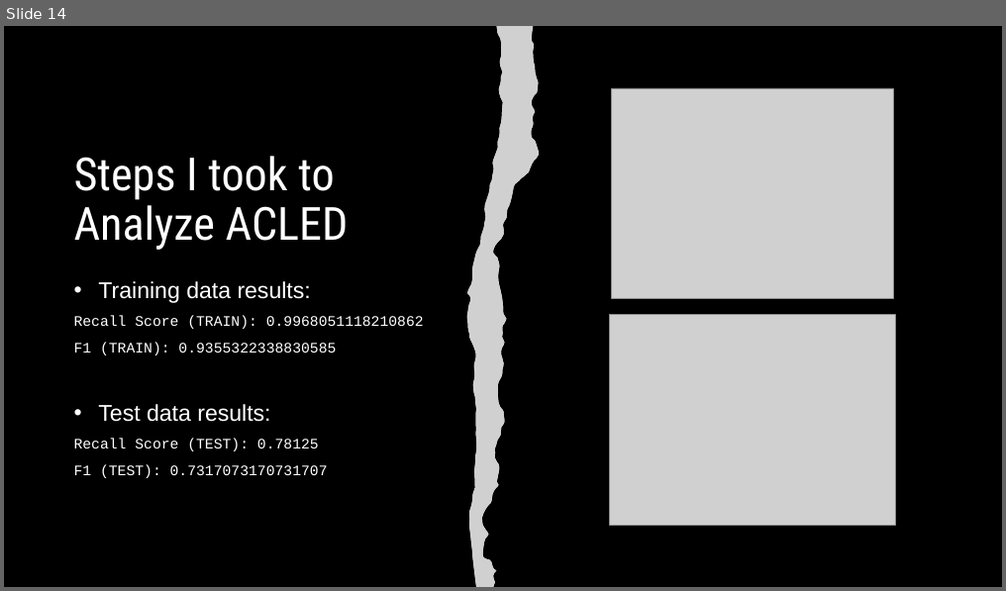
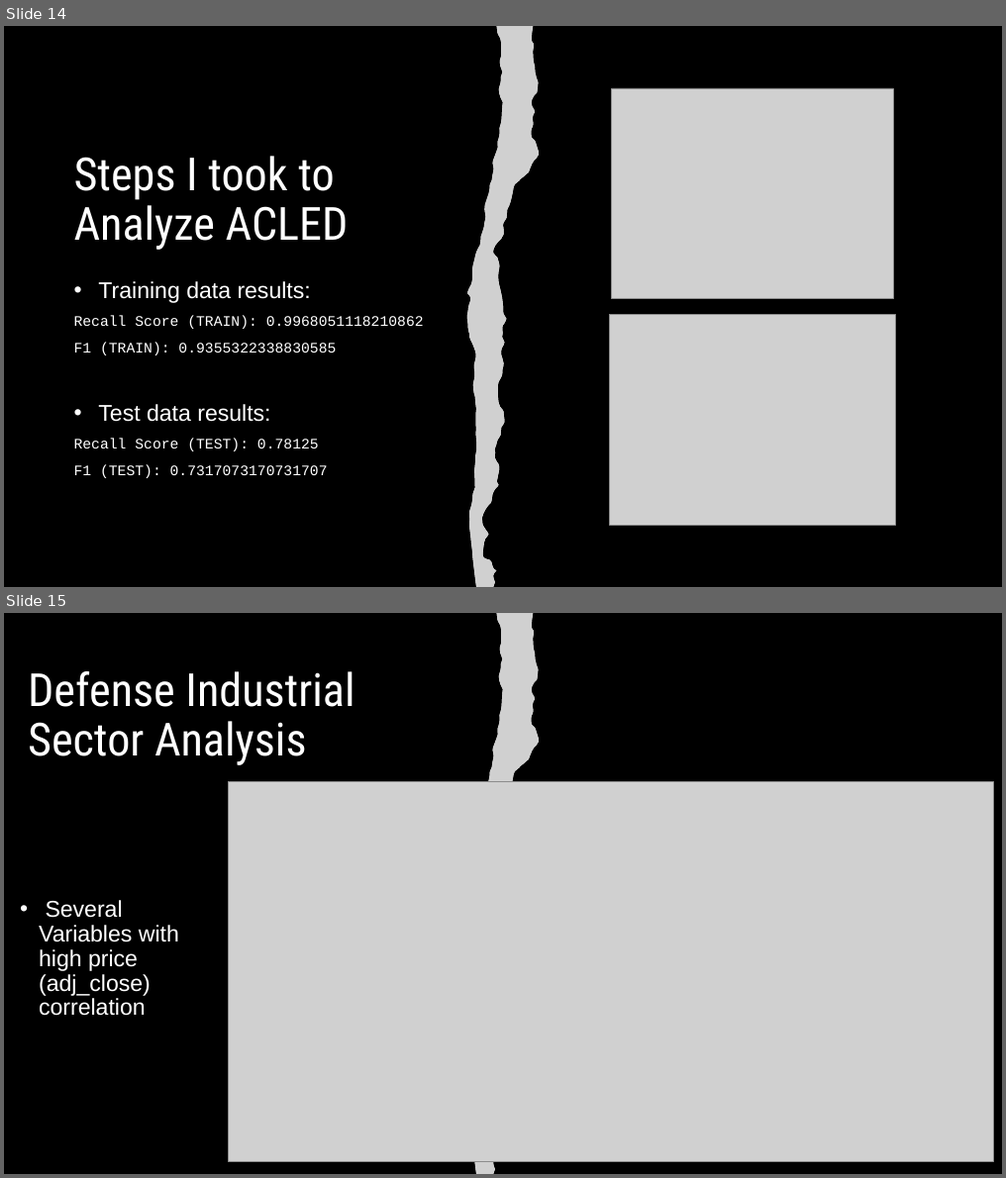
Before and after one commit to fs247/CSI777_Final_Project, a slide deck: CSI777_Final Presentation.pptx. Shown one above the other, each under a label of ours: slide 14 before the commit, slides 14 and 15 after it. The pictures are 1006x591 and 1006x1178 pixels, drawn with LibreOffice and Linux fonts; fonts in the diff are those of the drawing; grey boxes stand for pictures. Boxes give left, top, right and bottom in pixels: in the first picture for what was removed or moved away, otherwise in the second. Text is boxed around its words. In the diff, an @@ line names an element or a change of style, - is before the commit and + after.

```diff
--- a/CSI777_Final Presentation.pptx
+++ b/CSI777_Final Presentation.pptx
@@ slide 15 added at [4, 613, 1002, 1174], background #000000 @@
@@ freeform shape added at [467, 613, 540, 1174], fill #FFFFFF @@
@@ picture added at [467, 613, 540, 1174] @@
@@ title added at [28, 671, 354, 765], 44 pt, text #FFFFFF @@
+Defense Industrial Sector Analysis
@@ picture added at [229, 781, 994, 1162] @@
@@ text added at [39, 900, 179, 1016], 22 pt, text #FFFFFF @@
+• Several Variables with high price (adj_close) correlation
```
Also in this commit, not shown: 5 other slides added, 4 other files.
